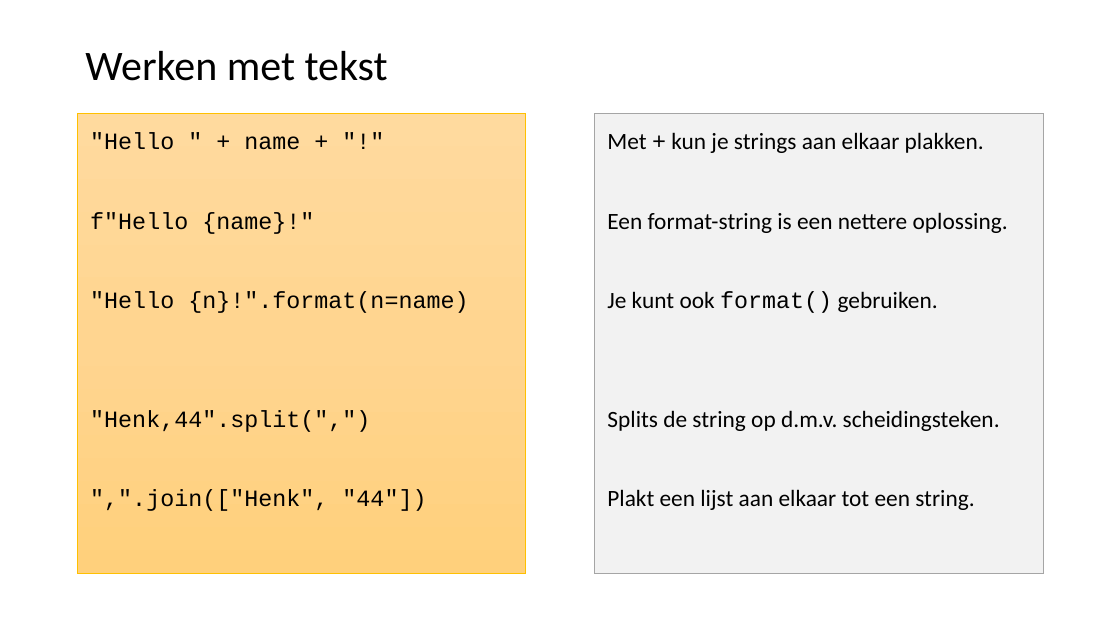
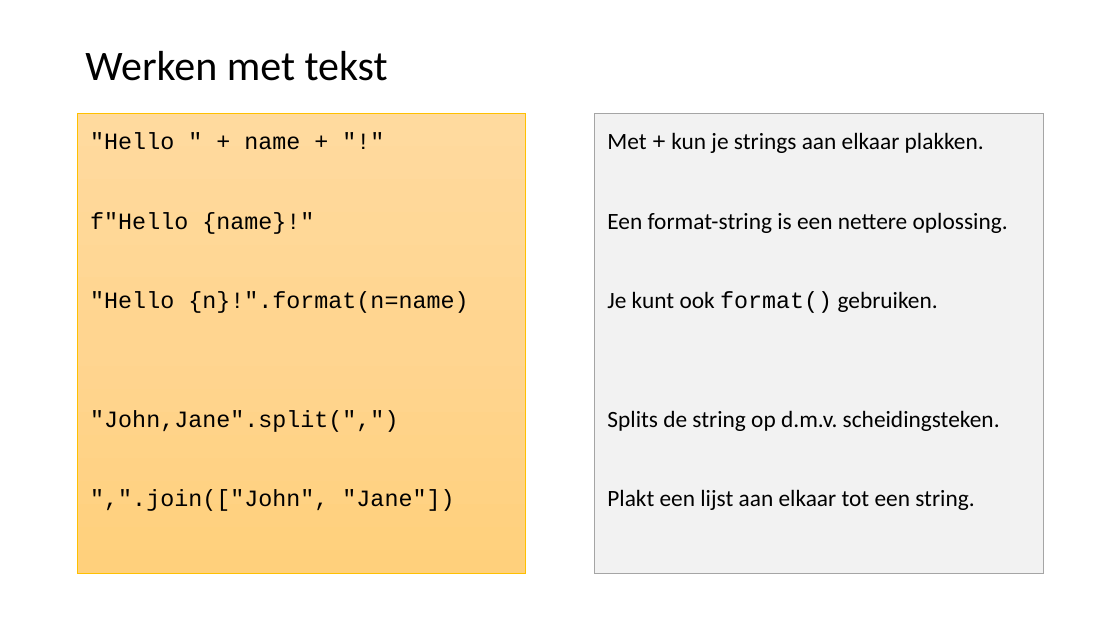
Before and after one commit to LFKoning/knowledge-sharing, a slide deck: slide 25 of python_trainees/1_basics_classes/python_traineeship_1.pptx. Drawn at 1120x630 pixels with LibreOffice and Linux fonts; fonts in the diff are those of the drawing. Boxes give left, top, right and bottom in pixels: in the first picture for what was removed or moved away, otherwise in the second. Text is boxed around its words. In the diff, an @@ line names an element or a change of style, - is before the commit and + after.

```diff
--- a/python_trainees/1_basics_classes/python_traineeship_1.pptx
+++ b/python_trainees/1_basics_classes/python_traineeship_1.pptx
@@ text at [90,410,454,511]: text changed @@
-"Henk,44".split(",")
-",".join(["Henk", "44"])
+"John,Jane".split(",")
+",".join(["John", "Jane"])
```
Also in this commit, not shown: 7 other slides changed, 5 other files.
